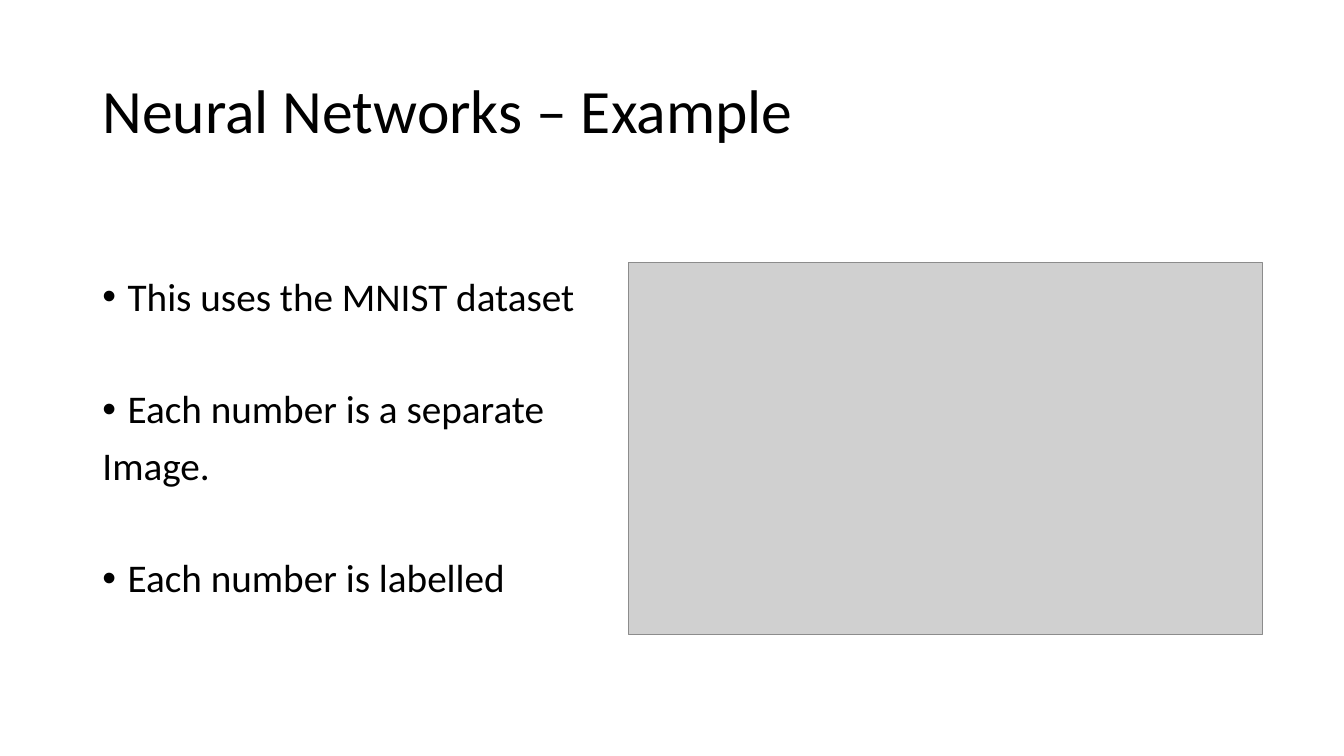
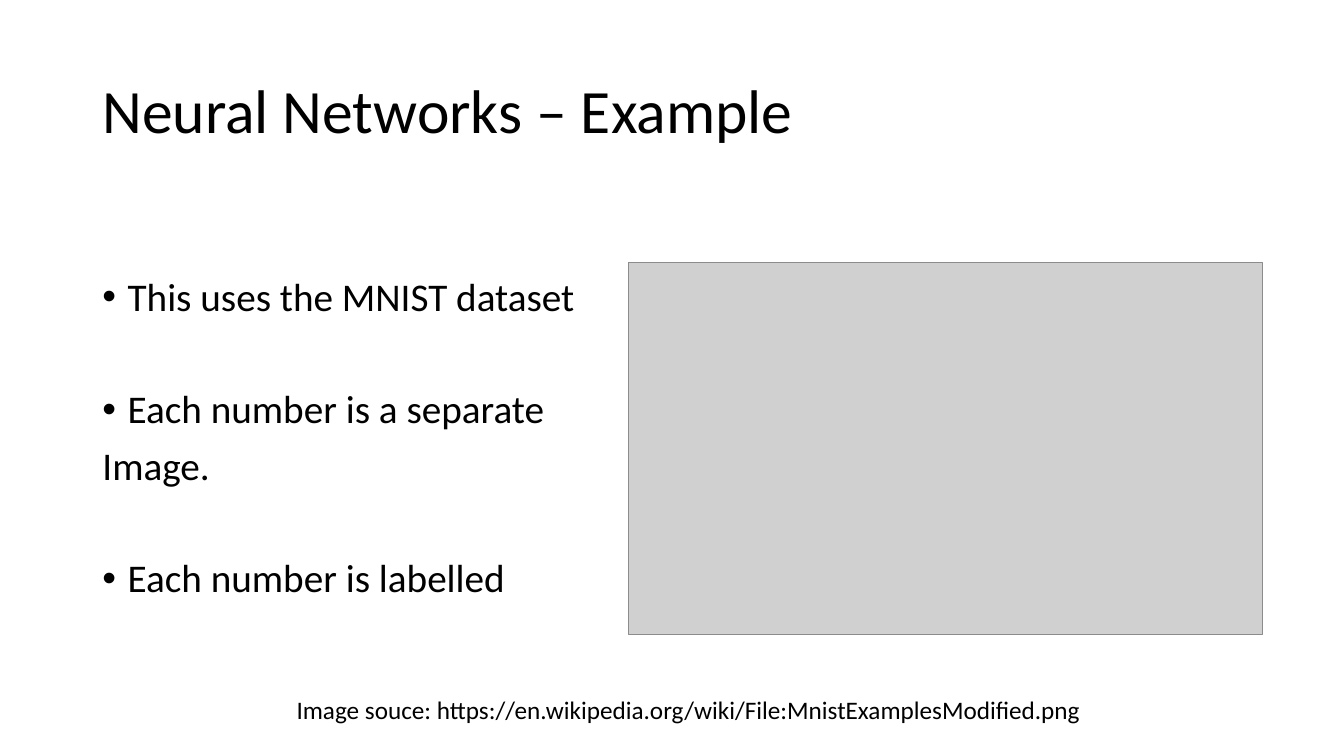
Before and after one commit to pstingley/Introduction-to-AI, a slide deck: slide 9 of Intro to AI.pptx (slide 10 before the commit). Drawn at 1344x756 pixels with LibreOffice and Linux fonts; fonts in the diff are those of the drawing; grey boxes stand for pictures. Boxes give left, top, right and bottom in pixels: in the first picture for what was removed or moved away, otherwise in the second. Text is boxed around its words. In the diff, an @@ line names an element or a change of style, - is before the commit and + after.

```diff
--- a/Intro to AI.pptx
+++ b/Intro to AI.pptx
@@ text added at <box>297,701,1080,724</box>, 18 pt, text #000000 @@
+Image souce: https://en.wikipedia.org/wiki/File:MnistExamplesModified.png
```
Also in this commit, not shown: 3 other slides changed, 1 slide removed.
